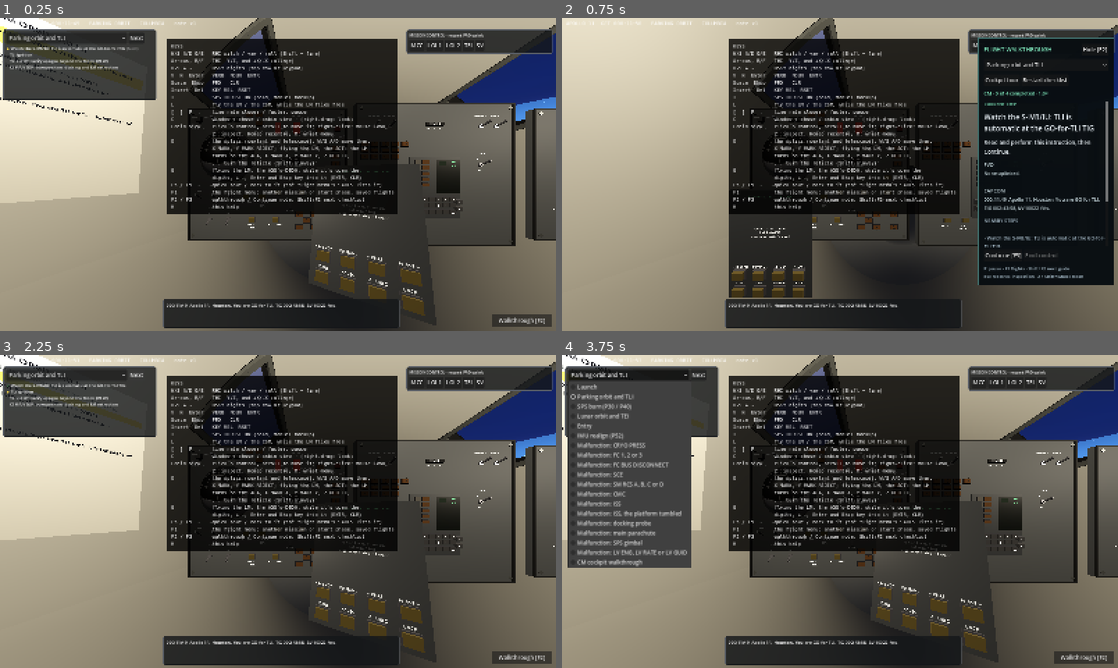
Above: before the commit, frames 1-4 (two rows, left to right).
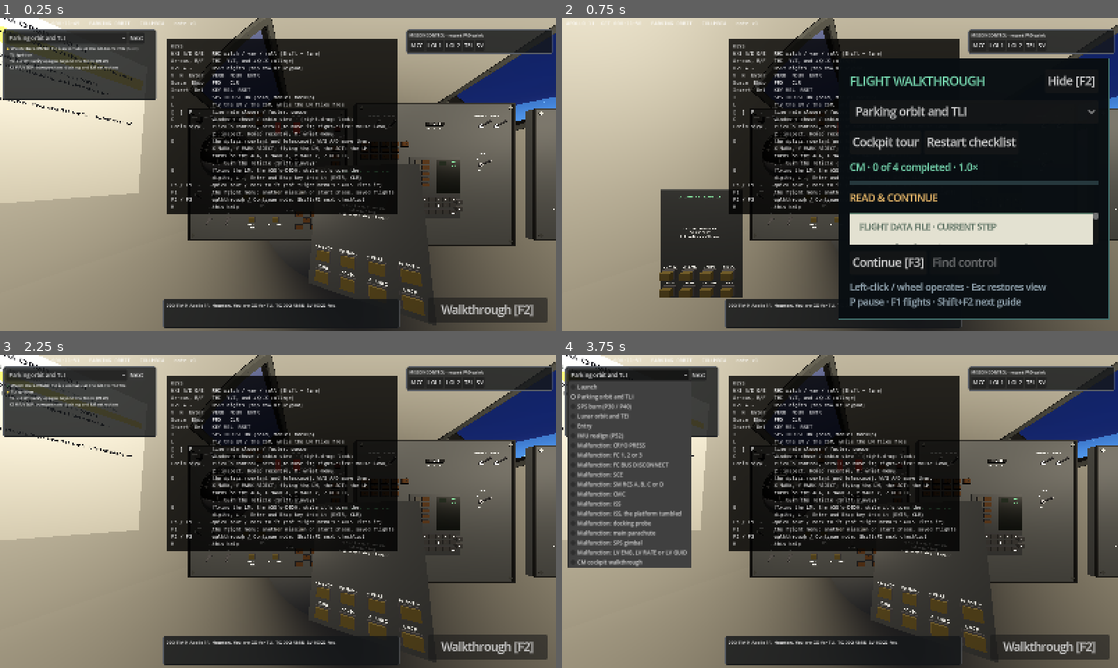
Above: after the commit, the same moments.

Repository: scomofo/apollo-csm-sim
Game: Godot game, scene res://scenes/main.tscn
Same seed, same stepped clock (60 frames per second), same inputs: the game is played once before the commit and once after it.
Inputs:
- Up to frame 1 (0.25 s): no input
- Up to frame 2 (0.75 s): click "Walkthrough [F2]" at 0.5 s
- Up to frame 3 (2.25 s): click "Hide [F2]" at 1.25 s; click "Next" at 2 s
- Up to frame 4 (3.75 s): click "Next" at 2.75 s; click "Parking orbit and TLI" at 3.5 s

The runs differ from the first frame. In frame 1, 1.6% of the frame differs, in the area x 78-100%, y 89-99%; in frame 2, 29%, in the area x 17-100%, y 6-97%; in frame 3, 1.6%; in frame 4, 1.6%.

Commit message:
Improve cockpit guide readability and flight checklist return

Diff:
--- a/scenes/main.gd
+++ b/scenes/main.gd
@@ -246,6 +246,7 @@
 	guide.setup(cabin, book, rig, xr)
 	menu.guide_panel = guide.panel
 	guide.cabin_view_requested.connect(func() -> void: set_view(VIEW_CABIN))
+	guide.flight_checklist_requested.connect(func() -> void: guide.book.select_for_phase(_checklist_phase()))
 	guide.shown_changed.connect(func(on: bool) -> void:
 		card.visible = not on
 		hud.set_guided_checklist(on))
--- a/src/presentation/cockpit_guide.gd
+++ b/src/presentation/cockpit_guide.gd
@@ -6,8 +6,11 @@
 
 signal cabin_view_requested
 signal shown_changed(shown: bool)
+signal flight_checklist_requested
 
 const ACCENT := Color(0.50, 0.91, 0.74)
+const PAPER := Color(0.89, 0.88, 0.82)
+const INK := Color(0.12, 0.18, 0.16)
 var book: ChecklistBook
 var cabin: Cabin
 var rig: Node3D
@@ -17,11 +20,16 @@
 var current_label: Label
 var state_label: Label
 var progress_label: Label
+var mode_label: Label
+var progress_bar: ProgressBar
 var nearby_label: Label
 var mission_label: Label
 var continue_button: Button
 var find_button: Button
 var reopen_button: Button
+var flight_button: Button
+var resume_button: Button
+var tour_button: Button
 var xr_card: Node3D
 var xr_text: Label3D
 var _layer: CanvasLayer
@@ -31,6 +39,7 @@
 var _elapsed := 0.0
 var _scroll: ScrollContainer
 var _shown_step := ""
+var _tour_returns: Dictionary = {}
 
 
 func setup(c: Cabin, b: ChecklistBook, player: Node3D, headset: bool) -> void:
@@ -101,6 +110,8 @@
 func tour() -> void:
 	for i in book.lists.size():
 		if book.lists[i].title.ends_with("cockpit walkthrough"):
+			if book.list() and not book.list().title.ends_with("cockpit walkthrough"):
+				_tour_returns[book] = book.current
 			_shown = true
 			select(i)
 			cabin_view_requested.emit()
@@ -112,6 +123,23 @@
 func restart() -> void:
 	if book.list():
 		book.list().index = 0
+	refresh()
+
+
+func return_to_flight() -> void:
+	flight_checklist_requested.emit()
+	# Some flight phases have no checklist for the vehicle currently aboard.
+	# Return to the page left open before the tour rather than a dead button.
+	if book.list() and book.list().title.ends_with("cockpit walkthrough"):
+		book.current = int(_tour_returns.get(book, 0))
+	refresh()
+
+
+func resume_flight() -> void:
+	if SimClock.controls_locked():
+		SimClock.rate = 1.0
+	if SimClock.paused:
+		SimClock.paused = false
 	refresh()
 
 
@@ -191,7 +219,23 @@
 			{"eq": "=", "ne": "not", "gt": ">", "ge": ">=", "lt": "<", "le": "<="}.get(check.get("op", "eq"), "="), str(check["value"])]
 	if SimClock.controls_locked():
 		text += "\nReduce time rate with [ or wrist RATE - to operate controls."
+	elif SimClock.paused and not channel.begins_with("present.") and not channel.begins_with("player."):
+		text += "\nFlight paused. Resume for time-dependent checks."
 	return text
+
+
+## Describe the existing step contract; never infer completion from its wording.
+func step_mode() -> String:
+	var c := book.list()
+	if c == null:
+		return "NO CHECKLIST"
+	if c.done():
+		return "CHECKLIST COMPLETE"
+	if not c.current().has("check"):
+		return "READ & CONTINUE"
+	if str(c.current()["check"]["channel"]).begins_with("ctl."):
+		return "CONTROLS LOCKED" if SimClock.controls_locked() else "SET & VERIFY"
+	return "MONITOR / VERIFY"
 
 
 func _process(delta: float) -> void:
@@ -231,18 +275,32 @@
 			_shown_step = step_key
 		selector.select(book.current)
 		progress_label.text = progress
+		mode_label.text = step_mode()
+		progress_bar.max_value = maxi(1, c.steps.size())
+		progress_bar.value = mini(c.index, c.steps.size())
 		current_label.text = instruction
 		state_label.text = state
 		mission_label.text = "PAD\n" + str(Bus.get_value("mission.pad_text", "None uplinked.")) + "\n\nCAPCOM\n" + str(Bus.get_value("mission.capcom", "No call yet."))
 		continue_button.disabled = c.done() or c.current().has("check")
+		continue_button.visible = not c.done()
+		continue_button.text = "Continue [F3]" if not c.current().has("check") else "Verifying…"
 		find_button.disabled = target() == null
+		find_button.visible = not c.done()
 		find_button.text = "Find control" if target() == null or station_for(target()) == cabin.seat else "Go to " + station_for(target()) + " + Find"
+		flight_button.visible = c.title.ends_with("cockpit walkthrough")
+		tour_button.visible = not flight_button.visible
+		var check_channel := str(c.current().get("check", {}).get("channel", ""))
+		resume_button.visible = not c.done() and ((SimClock.controls_locked() and check_channel.begins_with("ctl.")) or (SimClock.paused and not check_channel.is_empty() and not check_channel.begins_with("present.") and not check_channel.begins_with("player.")))
+		resume_button.text = "Resume at 1×" if SimClock.controls_locked() else "Resume flight"
+		continue_button.visible = not c.done() and not resume_button.visible
 		var lines := PackedStringArray()
 		for s in book.window(1, 5):
 			lines.append(("✓ " if s["state"] == "done" else ("› " if s["state"] == "current" else "  ")) + str(s["text"]))
 		nearby_label.text = "NEARBY STEPS\n\n" + "\n\n".join(lines)
 	else:
-		xr_text.text = c.title + "\n" + progress + "\n\n" + instruction + "\n\n" + state + "\n\nWrist: NEXT STEP · CHECKLIST · FIND CTRL\nWALKTHRU hides this guide for PAD / CAPCOM."
+		xr_text.text = c.title + "\n" + progress + "\n\n" + step_mode() + "\n" + instruction + "\n\n" + state + "\n\nWrist: NEXT STEP · CHECKLIST · FIND CTRL\nWALKTHRU hides this guide for PAD / CAPCOM."
+		if c.done() and c.title.ends_with("cockpit walkthrough"):
+			xr_text.text += "\nCHECKLIST selects a flight procedure."
 		# Fit long flight instructions onto the card without clipping.
 		xr_text.pixel_size = 0.00011
 		var height := xr_text.font.get_multiline_string_size(xr_text.text, HORIZONTAL_ALIGNMENT_LEFT, xr_text.width, xr_text.font_size).y
@@ -276,6 +334,12 @@
 	add_child(_layer)
 	panel = PanelContainer.new()
 	panel.name = "WalkthroughPanel"
+	# Distance-field text stays sharp when compensating for HUD stretching.
+	var reading_theme := Theme.new()
+	var reading_font := ThemeDB.fallback_font.duplicate() as FontFile
+	reading_font.multichannel_signed_distance_field = true
+	reading_theme.default_font = reading_font
+	panel.theme = reading_theme
 	panel.mouse_filter = Control.MOUSE_FILTER_STOP
 	panel.mouse_force_pass_scroll_events = false
 	var style := StyleBoxFlat.new()
@@ -304,9 +368,25 @@
 	body.add_child(selector)
 	var choices := HBoxContainer.new()
 	body.add_child(choices)
-	_button(choices, "Cockpit tour", tour)
+	tour_button = _button(choices, "Cockpit tour", tour)
+	flight_button = _button(choices, "Flight checklist", return_to_flight)
+	flight_button.tooltip_text = "Return to the checklist for this flight phase."
+	flight_button.name = "ReturnToFlight"
 	_button(choices, "Restart checklist", restart)
 	progress_label = _label(body, 14, ACCENT)
+	progress_bar = ProgressBar.new()
+	progress_bar.name = "ChecklistProgress"
+	progress_bar.show_percentage = false
+	progress_bar.custom_minimum_size.y = 5
+	progress_bar.mouse_filter = Control.MOUSE_FILTER_IGNORE
+	var track := StyleBoxFlat.new()
+	track.bg_color = Color(0.15, 0.22, 0.24)
+	var fill := StyleBoxFlat.new()
+	fill.bg_color = ACCENT
+	progress_bar.add_theme_stylebox_override("background", track)
+	progress_bar.add_theme_stylebox_override("fill", fill)
+	body.add_child(progress_bar)
+	mode_label = _label(body, 14, Color(1.0, 0.79, 0.45))
 	var scroll := ScrollContainer.new()
 	_scroll = scroll
 	scroll.name = "StepsScroll"
@@ -319,28 +399,54 @@
 	content.size_flags_horizontal = Control.SIZE_EXPAND_FILL
 	content.add_theme_constant_override("separation", 14)
 	scroll.add_child(content)
-	_label(content, 13, ACCENT).text = "CURRENT STEP"
-	current_label = _label(content, 21)
-	state_label = _label(content, 16)
+	var current_card := PanelContainer.new()
+	current_card.name = "CurrentStepCard"
+	var paper := StyleBoxFlat.new()
+	paper.bg_color = PAPER
+	paper.border_color = Color(0.33, 0.46, 0.40)
+	paper.border_width_top = 4
+	paper.set_content_margin_all(14)
+	current_card.add_theme_stylebox_override("panel", paper)
+	content.add_child(current_card)
+	var current_body := VBoxContainer.new()
+	current_body.add_theme_constant_override("separation", 12)
+	current_card.add_child(current_body)
+	_label(current_body, 12, Color(0.27, 0.37, 0.31)).text = "FLIGHT DATA FILE · CURRENT STEP"
+	current_label = _label(current_body, 21, INK)
+	state_label = _label(current_body, 16, INK)
 	mission_label = _label(content, 14, Color(0.78, 0.85, 0.87))
 	nearby_label = _label(content, 14, Color(0.65, 0.73, 0.78))
 	var actions := HBoxContainer.new()
 	body.add_child(actions)
 	continue_button = _button(actions, "Continue [F3]", acknowledge)
 	find_button = _button(actions, "Find control", find_control)
-	_label(body, 13, Color(0.65, 0.73, 0.78)).text = "P pause · F1 flights · Shift+F2 next guide\nEsc restores inspection · Z / Shift+wheel zoom"
+	resume_button = _button(actions, "Resume flight", resume_flight)
+	resume_button.name = "ResumeFlight"
+	_label(body, 13, Color(0.65, 0.73, 0.78)).text = "Left-click / wheel operates · Esc restores view\nP pause · F1 flights · Shift+F2 next guide"
 	reopen_button = _button(_layer, "Walkthrough [F2]", toggle)
+	reopen_button.theme = reading_theme
 	get_viewport().size_changed.connect(_layout)
 	panel.minimum_size_changed.connect(_layout.call_deferred)
 	_layout()
 
 
 func _layout() -> void:
+	if not is_inside_tree():
+		return
 	var size := get_viewport().get_visible_rect().size
-	var width := minf(390.0, size.x - 24.0)
-	panel.position = Vector2(size.x - width - 12.0, 58.0)
-	panel.size = Vector2(width, maxf(280.0, minf(710.0, size.y - 74.0)))
-	reopen_button.position = Vector2(size.x - 184.0, size.y - 48.0)
+	# The project stretches a 1600px HUD canvas. Keep this adaptive reading
+	# aid at its intended pixel size in a smaller real window, while leaving
+	# the HUD and camera projection alone. Control.scale keeps its global
+	# bounds in the same logical coordinates used by cockpit ray picking.
+	var stretch := get_viewport().get_final_transform().get_scale()
+	var ui_scale := 1.0 / maxf(0.1, minf(stretch.x, stretch.y))
+	var pixels := size / ui_scale
+	var width := minf(390.0, pixels.x - 24.0)
+	panel.scale = Vector2.ONE * ui_scale
+	panel.position = Vector2(size.x - (width + 12.0) * ui_scale, 58.0 * ui_scale)
+	panel.size = Vector2(width, maxf(280.0, minf(710.0, pixels.y - 74.0)))
+	reopen_button.scale = Vector2.ONE * ui_scale
+	reopen_button.position = size - Vector2(184.0, 48.0) * ui_scale
 	reopen_button.size = Vector2(172.0, 36.0)
 
 
--- a/tests/unit/test_cockpit_guide.gd
+++ b/tests/unit/test_cockpit_guide.gd
@@ -40,12 +40,16 @@
 	Bus.set_value("ctl.cmc.up_tlm", false)
 	guide.toggle()
 	assert_true(guide.continue_button.disabled)
+	assert_eq(guide.mode_label.text, "SET & VERIFY")
+	assert_eq(guide.progress_bar.value, 0.0)
 	guide.acknowledge()
 	assert_eq(book.list().index, 0)
 	Bus.set_value("ctl.cmc.up_tlm", true)
 	guide.refresh()
 	assert_eq(book.list().index, 1)
 	assert_false(guide.continue_button.disabled)
+	assert_eq(guide.mode_label.text, "READ & CONTINUE")
+	assert_eq(guide.progress_bar.value, 1.0)
 	Bus.set_value("mission.pad_text", "MCC: TIG 004:04:18")
 	Bus.set_value("mission.capcom", "Houston, uplinking MCC PAD")
 	guide.refresh()
@@ -65,6 +69,55 @@
 	guide.toggle()
 	guide.acknowledge()
 	assert_eq(book.list().index, 0, "hidden guide ignores Continue")
+
+
+func test_event_steps_remain_monitored_and_completion_matches_the_book() -> void:
+	guide.tour()
+	book.list().index = 2
+	Bus.set_value("present.menu.visible", false)
+	guide.refresh()
+	assert_eq(guide.mode_label.text, "MONITOR / VERIFY")
+	guide.acknowledge()
+	assert_eq(book.list().index, 2, "reading aid cannot skip a monitored event")
+	Bus.set_value("present.menu.visible", true)
+	guide.refresh()
+	assert_eq(book.list().index, 3)
+	book.list().index = book.list().steps.size()
+	guide.refresh()
+	assert_eq(guide.mode_label.text, "CHECKLIST COMPLETE")
+	assert_eq(guide.progress_bar.value, guide.progress_bar.max_value)
+	assert_true(guide.continue_button.disabled)
+
+
+func test_pause_recovery_does_not_skip_checks_or_interrupt_station_lessons() -> void:
+	guide.tour()
+	book.list().index = 2
+	Bus.set_value("present.menu.visible", false)
+	SimClock.paused = true
+	guide.refresh()
+	assert_false(guide.resume_button.visible, "the menu lesson can finish while paused")
+	book.select_for_phase("translunar_coast")
+	Bus.set_value("ctl.cmc.up_tlm", false)
+	guide.refresh()
+	assert_true(guide.resume_button.visible)
+	assert_string_contains(guide.state_label.text, "Flight paused")
+	var time := SimClock.get_seconds
+	guide.resume_button.pressed.emit()
+	assert_false(SimClock.paused)
+	assert_eq(book.list().index, 0, "Resume does not manufacture the requested switch state")
+	assert_eq(SimClock.get_seconds, time)
+
+
+func test_tour_return_has_a_progress_preserving_fallback_without_a_phase_match() -> void:
+	book.select_for_phase("translunar_coast")
+	book.list().index = 1
+	var previous := book.list()
+	guide.flight_checklist_requested.connect(func(): book.select_for_phase("no_matching_phase"))
+	guide.tour()
+	guide.tour()
+	guide.flight_button.pressed.emit()
+	assert_same(book.list(), previous, "a repeated tour cannot overwrite its return page")
+	assert_eq(previous.index, 1, "returning cannot rewind an acknowledged note")
 
 
 func test_find_reads_live_control_and_moves_only_the_desktop_view() -> void:
@@ -190,6 +243,19 @@
 	assert_string_contains(guide.xr_text.text, "LM cockpit walkthrough")
 
 
+func test_stretched_desktop_canvas_keeps_reading_aid_at_intended_pixel_size() -> void:
+	viewport.size_2d_override = Vector2i(1600, 938)
+	viewport.size_2d_override_stretch = true
+	guide.tour()
+	await wait_process_frames(4)
+	guide._layout()
+	var transform := viewport.get_final_transform()
+	var physical := transform * guide.panel.get_global_rect()
+	assert_almost_eq(physical.size.x, 390.0, 1.0, "window stretching must not shrink the guide to 250px")
+	assert_true(Rect2(Vector2.ZERO, Vector2(viewport.size)).encloses(physical))
+	assert_almost_eq(guide.panel.scale.x * transform.get_scale().x, 1.0, 0.01, "reading text retains its intended pixel size")
+
+
 func test_wrist_buttons_remain_visible_and_clickable_beside_the_guide_while_zoomed() -> void:
 	var menu := WristMenu.new()
 	menu.cabin = cabin
--- a/tests/unit/test_main_walkthrough.gd
+++ b/tests/unit/test_main_walkthrough.gd
@@ -112,6 +112,10 @@
 	assert_eq(main.book.list().index, 9)
 	_next()
 	assert_true(main.book.list().done())
+	assert_true(main.guide.flight_button.visible)
+	main.guide.flight_button.pressed.emit()
+	assert_eq(main.book.list().title, "Lunar orbit and TEI", "the finished tour returns to this flight's procedure")
+	assert_false(main.guide.flight_button.visible)
 	assert_eq(main.rt.agc().program, program)
 	assert_eq(SimClock.get_seconds, start_time)
 	assert_true(SimClock.paused)
@@ -143,6 +147,9 @@
 	_next()
 	_next()
 	assert_true(main.lm_book.list().done())
+	main.guide.flight_button.pressed.emit()
+	assert_eq(main.guide.book, main.lm_book)
+	assert_eq(main.lm_book.list().title, "Undocking and DOI (P30 / P40)", "LM tour returns within the active vehicle's book")
 	_key(KEY_L)
 	assert_eq(main.guide.book, main.book)
 	assert_eq(main.guide.cabin, main.cabin)
Not shown, changed: docs/WALKTHROUGH.md
